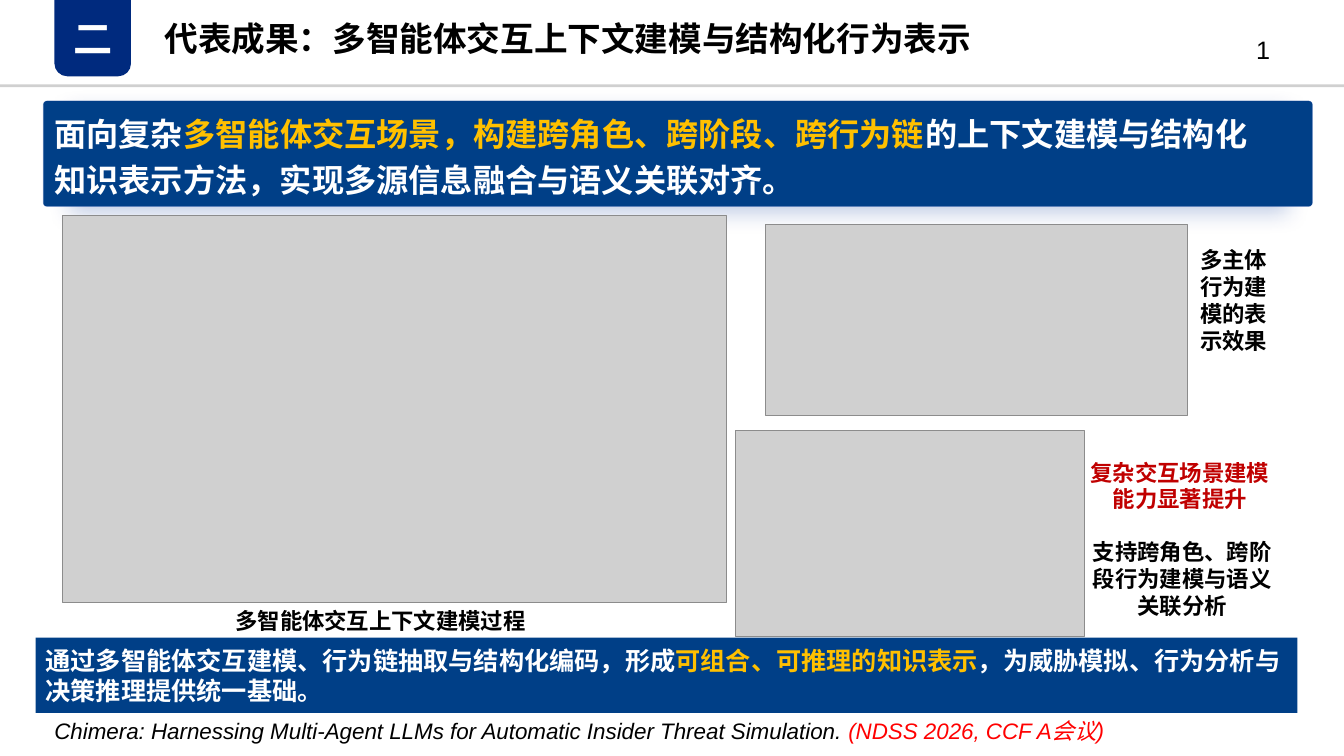
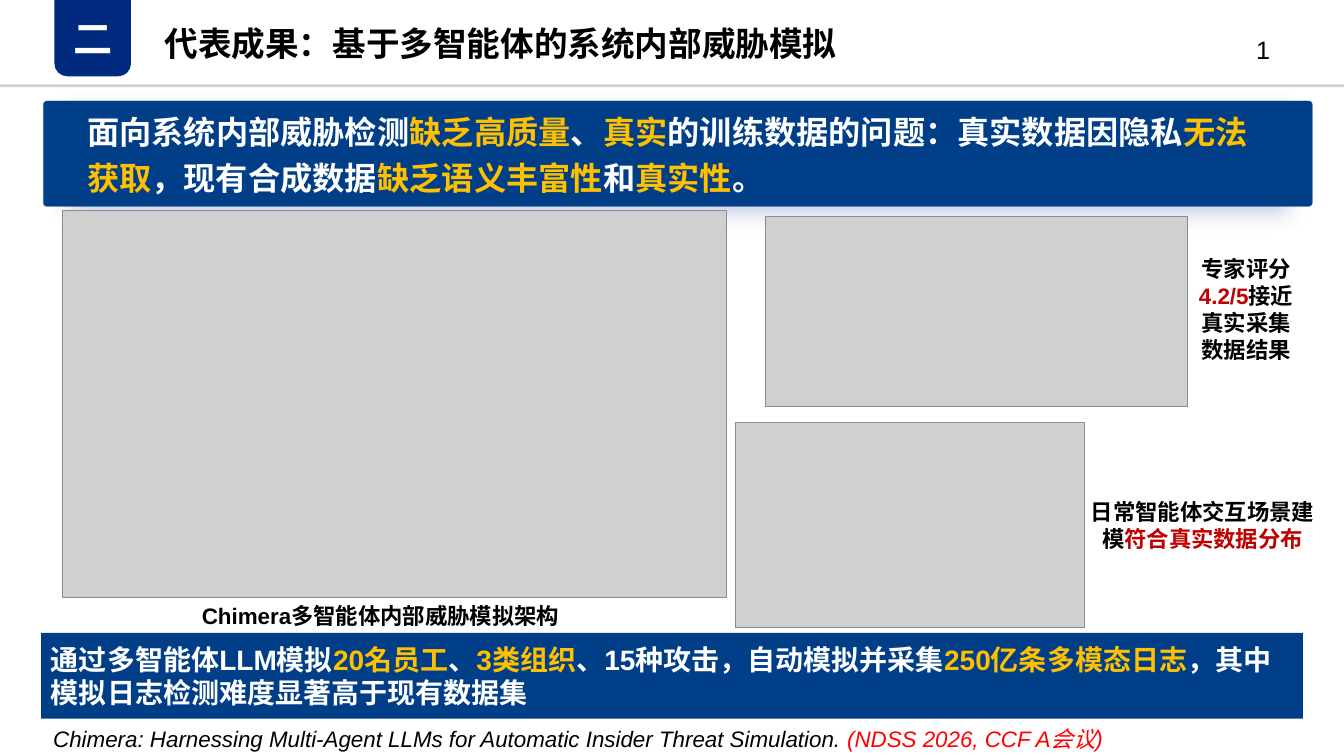
Before and after one commit to QSI-Lab/QSI.github.io, a slide deck: slide 1 of ppts/NDSS2026Chimera.pptx. Drawn at 1344x756 pixels with LibreOffice and Linux fonts; fonts in the diff are those of the drawing; grey boxes stand for pictures. Boxes give left, top, right and bottom in pixels: in the first picture for what was removed or moved away, otherwise in the second. Text is boxed around its words. In the diff, an @@ line names an element or a change of style, - is before the commit and + after.

```diff
--- a/ppts/NDSS2026Chimera.pptx
+++ b/ppts/NDSS2026Chimera.pptx
@@ text at [165, 27, 837, 59]: text changed @@
-代表成果：多智能体交互上下文建模与结构化行为表示
+代表成果：基于多智能体的系统内部威胁模拟
@@ text at [87, 116, 1248, 195]: text changed @@
-  面向复杂多智能体交互场景，构建跨角色、跨阶段、跨行为链的上下文建模与结构化知识表示方法，实现多源信息融合与语义关联对齐。
+  面向系统内部威胁检测缺乏高质量、真实的训练数据的问题：真实数据因隐私无法获取，现有合成数据缺乏语义丰富性和真实性。
@@ picture: place and size @@
-picture at [63, 216, 727, 603]
+picture at [63, 211, 727, 598]
@@ picture: place and size @@
-picture at [766, 225, 1188, 415]
+picture at [766, 216, 1188, 406]
@@ text at [1199, 258, 1293, 306]: text changed @@
-多主体行为建模的表示效果
+专家评分4.2/5接近真实采集数据结果
@@ picture: place and size @@
-picture at [736, 431, 1085, 636]
+picture at [736, 422, 1085, 628]
@@ text at [1091, 501, 1314, 549]: text changed; text colour #C00000 to #000000 @@
-复杂交互场景建模能力显著提升
+日常智能体交互场景建模符合真实数据分布
@@ text removed at [1093, 541, 1272, 616] @@
-支持跨角色、跨阶段行为建模与语义关联分析
@@ text at [202, 606, 559, 629]: text changed @@
-多智能体交互上下文建模过程
+Chimera多智能体内部威胁模拟架构
@@ rectangle "通过多智能体LLM模拟20名员工、3类组织、15种攻击，自动模拟并采集250亿条多模态日志，其中模拟日志检测难度显著高于 ...": place and size @@
-rectangle "通过多智能体LLM模拟20名员工、3类组织、15种攻击，自动模拟并采集250亿条多模态日志，其中模拟日志检测难度显著高于 ..." at [35, 638, 1298, 714]
+rectangle "通过多智能体LLM模拟20名员工、3类组织、15种攻击，自动模拟并采集250亿条多模态日志，其中模拟日志检测难度显著高于 ..." at [41, 633, 1304, 719]
@@ text in rectangle at [51, 646, 1271, 706]: text changed; size 18 to 20 pt; font Noto Sans CJK SC to Arial @@
-通过多智能体交互建模、行为链抽取与结构化编码，形成可组合、可推理的知识表示，为威胁模拟、行为分析与决策推理提供统一基础。
+通过多智能体LLM模拟20名员工、3类组织、15种攻击，自动模拟并采集250亿条多模态日志，其中模拟日志检测难度显著高于现有数据集
@@ text "Chimera: Harnessing Multi-Agent LLMs for ...": place and size @@
-text "Chimera: Harnessing Multi-Agent LLMs for ..." at [54, 722, 1032, 744]
+text "Chimera: Harnessing Multi-Agent LLMs for ..." at [53, 730, 1031, 752]
```
Also in this commit, not shown: 2 other files.
